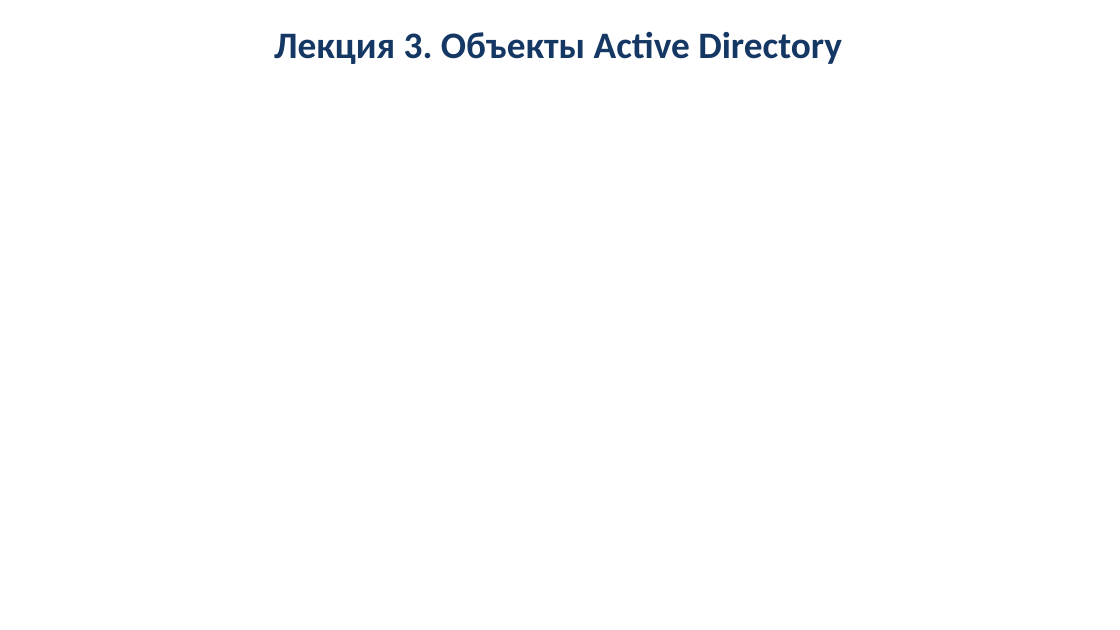
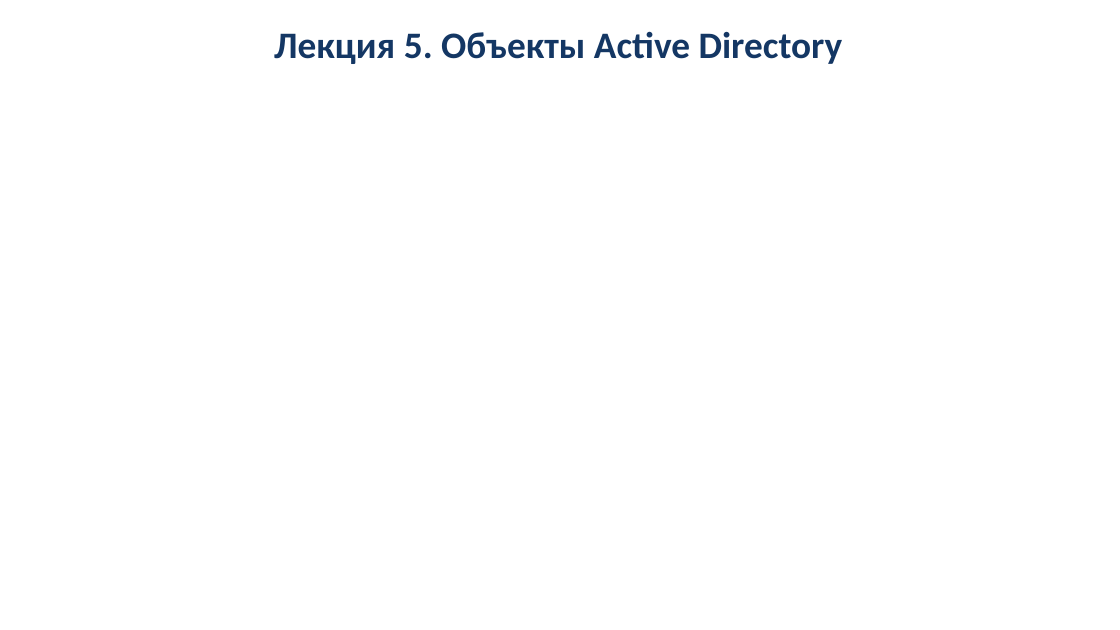
Before and after one commit to ShViktor72/education2026, a slide deck: slide 1 of Т_И_С/ПМ1_ТИС_Установка и сопровождение программного и аппаратного обеспечения/РО1-5-Администрировать Windows и Windows Server на базовом уровне/05-Объекты Active Directory.pptx. Drawn at 1120x630 pixels with LibreOffice and Linux fonts; fonts in the diff are those of the drawing. Boxes give left, top, right and bottom in pixels: in the first picture for what was removed or moved away, otherwise in the second. Text is boxed around its words. In the diff, an @@ line names an element or a change of style, - is before the commit and + after.

```diff
--- a/Т_И_С/ПМ1_ТИС_Установка и сопровождение программного и аппаратного обеспечения/РО1-5-Администрировать Windows и Windows Server на базовом уровне/05-Объекты Active Directory.pptx
+++ b/Т_И_С/ПМ1_ТИС_Установка и сопровождение программного и аппаратного обеспечения/РО1-5-Администрировать Windows и Windows Server на базовом уровне/05-Объекты Active Directory.pptx
@@ text at <box>274,31,843,64</box>: text changed @@
-Лекция 3. Объекты Active Directory
+Лекция 5. Объекты Active Directory
```
Also in this commit, not shown: 44 other files.
